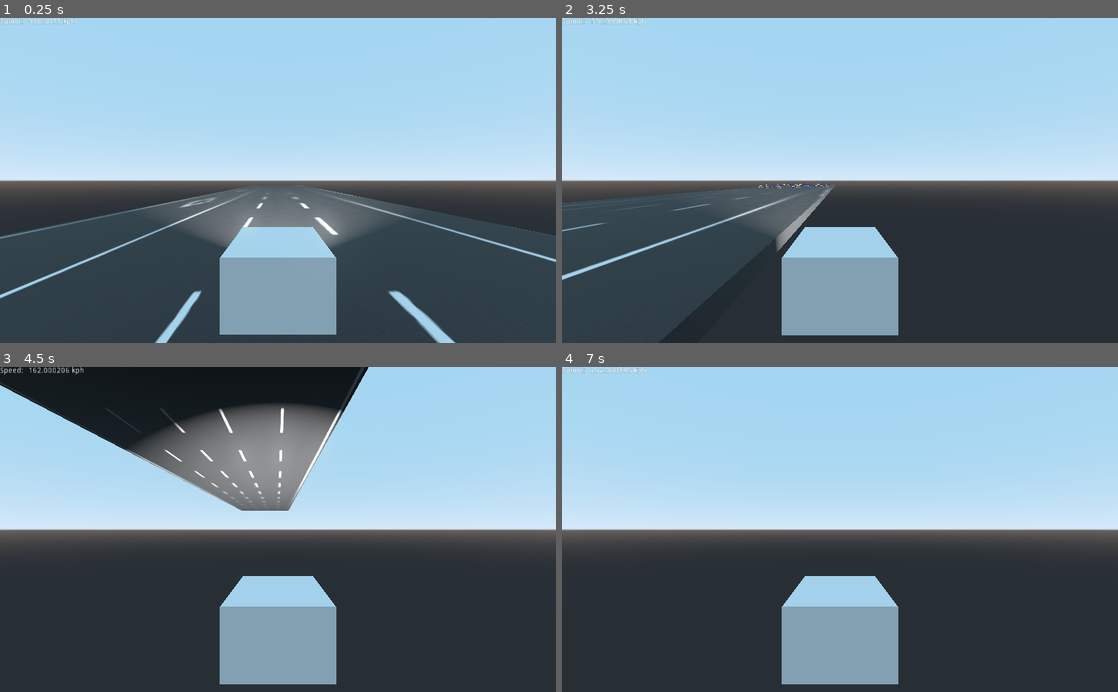
Above: before the commit, frames 1-4 (two rows, left to right).
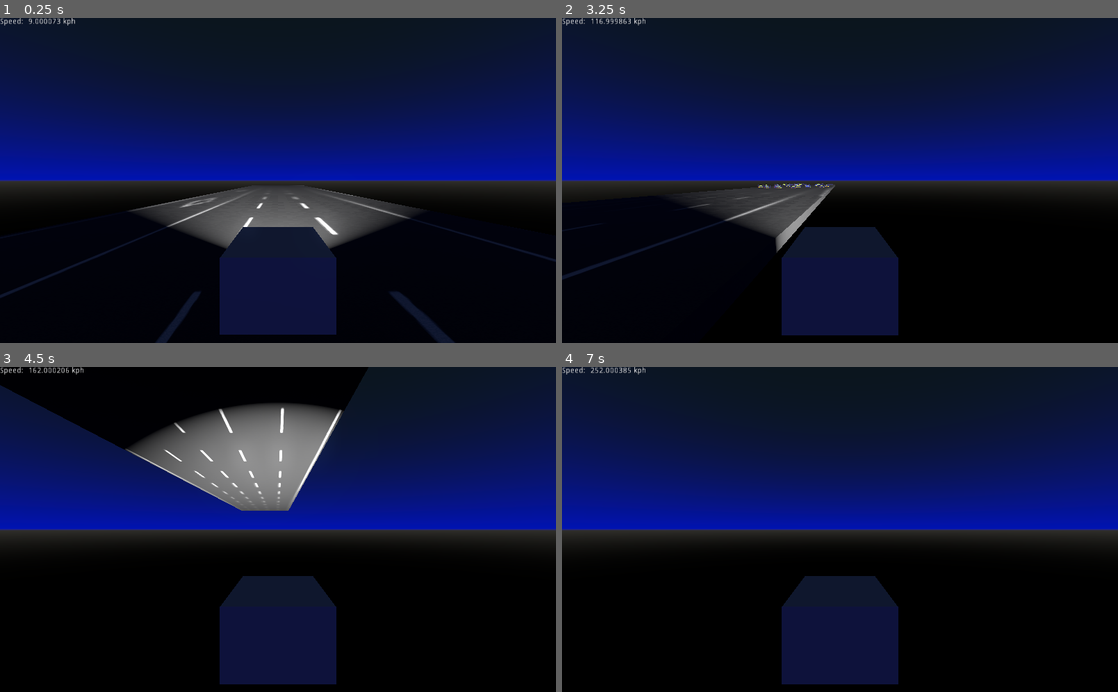
Above: after the commit, the same moments.

Repository: CloneDeath/TokyoBlue
Game: Godot game, scene res://Main.tscn
Two runs of this game, one before a commit and one after it. Both use one fixed random seed, a clock stepped at 60 frames per second and the inputs below.
Inputs:
- Up to frame 1 (0.25 s): no input
- Up to frame 2 (3.25 s): hold D (move_right) 0.53-1.28 s; hold A (move_left) 1.28-2.03 s; hold D (move_right) from 2.03 s (still down)
- Up to frame 3 (4.5 s): release D (move_right) at 3.53 s; hold A (move_left) from 3.53 s (still down)
- Up to frame 4 (7 s): release A (move_left) at 5.78 s; hold D (move_right) from 5.78 s (still down)

The runs differ from the first frame. In frame 1, 100% of the frame differs, in the area x 0-100%, y 0-100%; in frame 2, 100%; in frame 3, 89%; in frame 4, 100%.

Commit message:
Made the skybox darker

Diff:
--- a/default_env.tres
+++ b/default_env.tres
@@ -2,6 +2,11 @@
 
 [sub_resource type="ProceduralSky" id=1]
 
+sky_top_color = Color( 0.0470588, 0.0823529, 0.105882, 1 )
+sky_horizon_color = Color( 0, 0.0784314, 0.705882, 1 )
+ground_bottom_color = Color( 0, 0, 0, 1 )
+ground_horizon_color = Color( 0.196078, 0.192157, 0.176471, 1 )
+sun_color = Color( 0.2, 0.184314, 0.443137, 1 )
 
 [resource]
 
